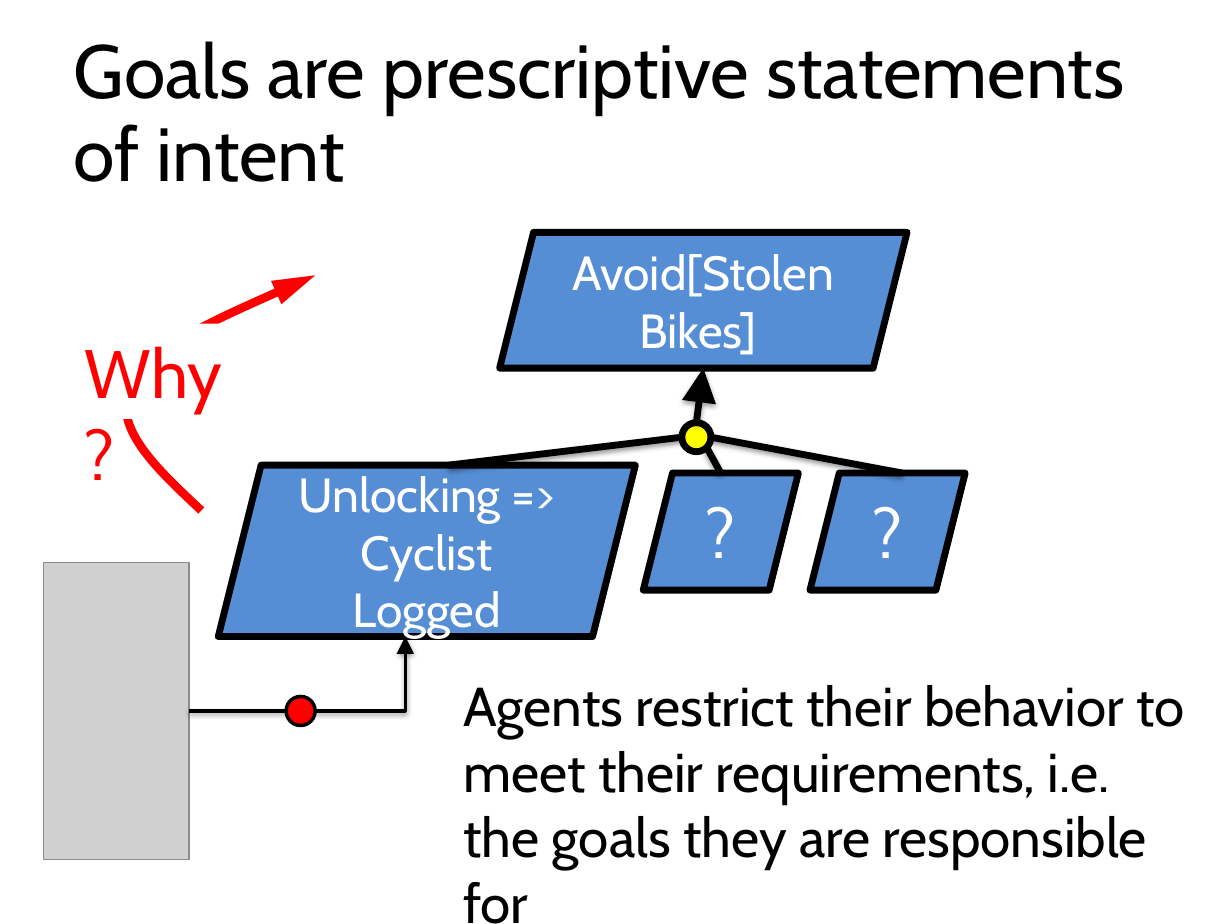
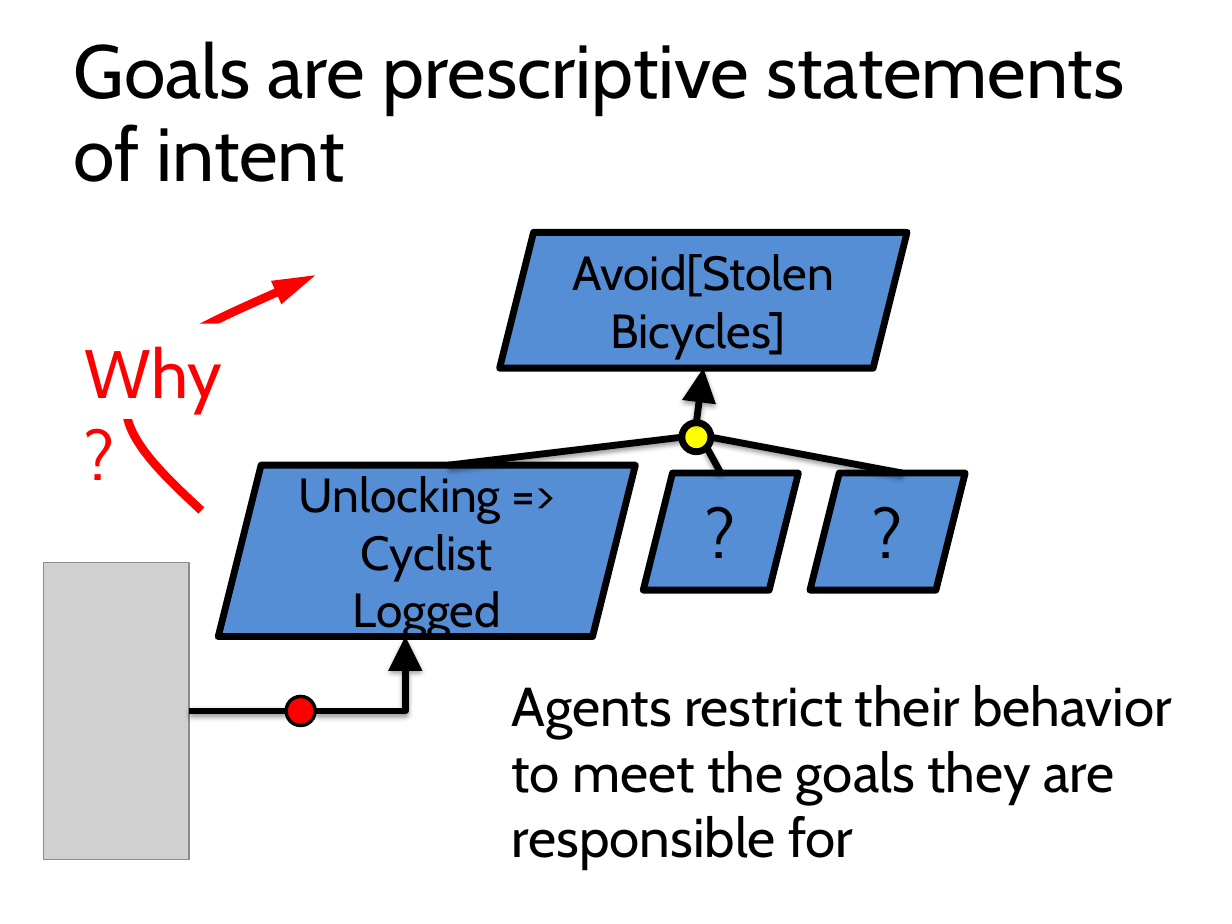
Before and after one commit to blambeau/phd, a slide deck: slide 24 of public-defense/slides.pptx (slide 22 before the commit). Drawn at 1232x924 pixels with LibreOffice and Linux fonts; fonts in the diff are those of the drawing; grey boxes stand for pictures. Boxes give left, top, right and bottom in pixels: in the first picture for what was removed or moved away, otherwise in the second. Text is boxed around its words. In the diff, an @@ line names an element or a change of style, - is before the commit and + after.

```diff
--- a/public-defense/slides.pptx
+++ b/public-defense/slides.pptx
@@ text in parallelogram at bbox=[573, 254, 834, 359]: text changed; text colour #FFFFFF to #000000 @@
-Avoid[Stolen Bikes]
+Avoid[Stolen Bicycles]
@@ text colour #FFFFFF to #000000 in 3 elements at bbox=[218, 466, 636, 637], bbox=[643, 473, 798, 590], bbox=[809, 473, 965, 590] @@
@@ elbow arrow (315, 711) - (405, 637): stroke #000000 2 pt to #000000 4 pt @@
@@ text at bbox=[512, 685, 1173, 870]: text changed @@
-Agents restrict their behavior to meet their requirements, i.e. the goals they are responsible for
+Agents restrict their behavior
+to meet the goals they are responsible for
@@ elbow line (190, 711) - (286, 711): stroke #000000 2 pt to #000000 4 pt @@
```
Also in this commit, not shown: 44 other slides changed, 14 slides added, 8 slides removed, 9 other files.
